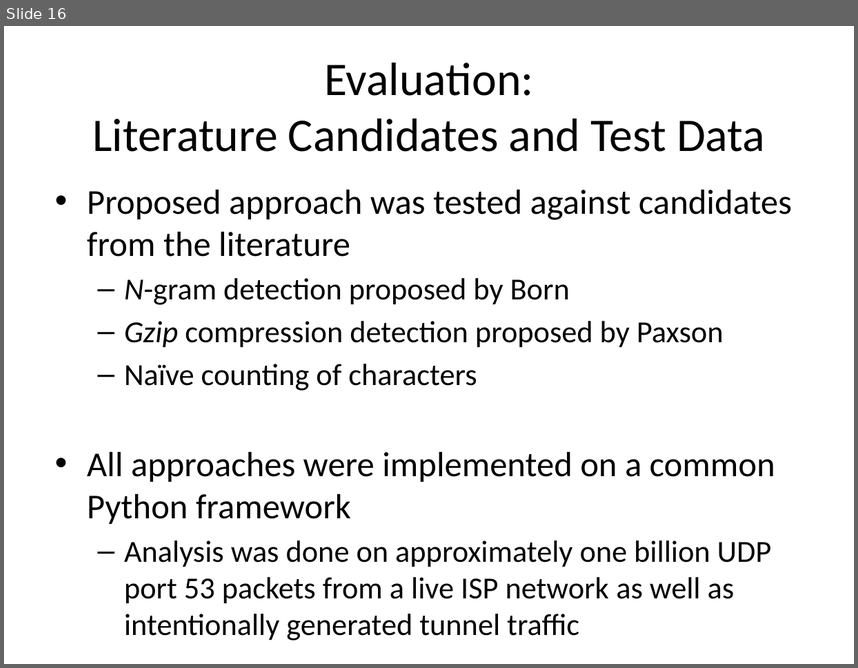
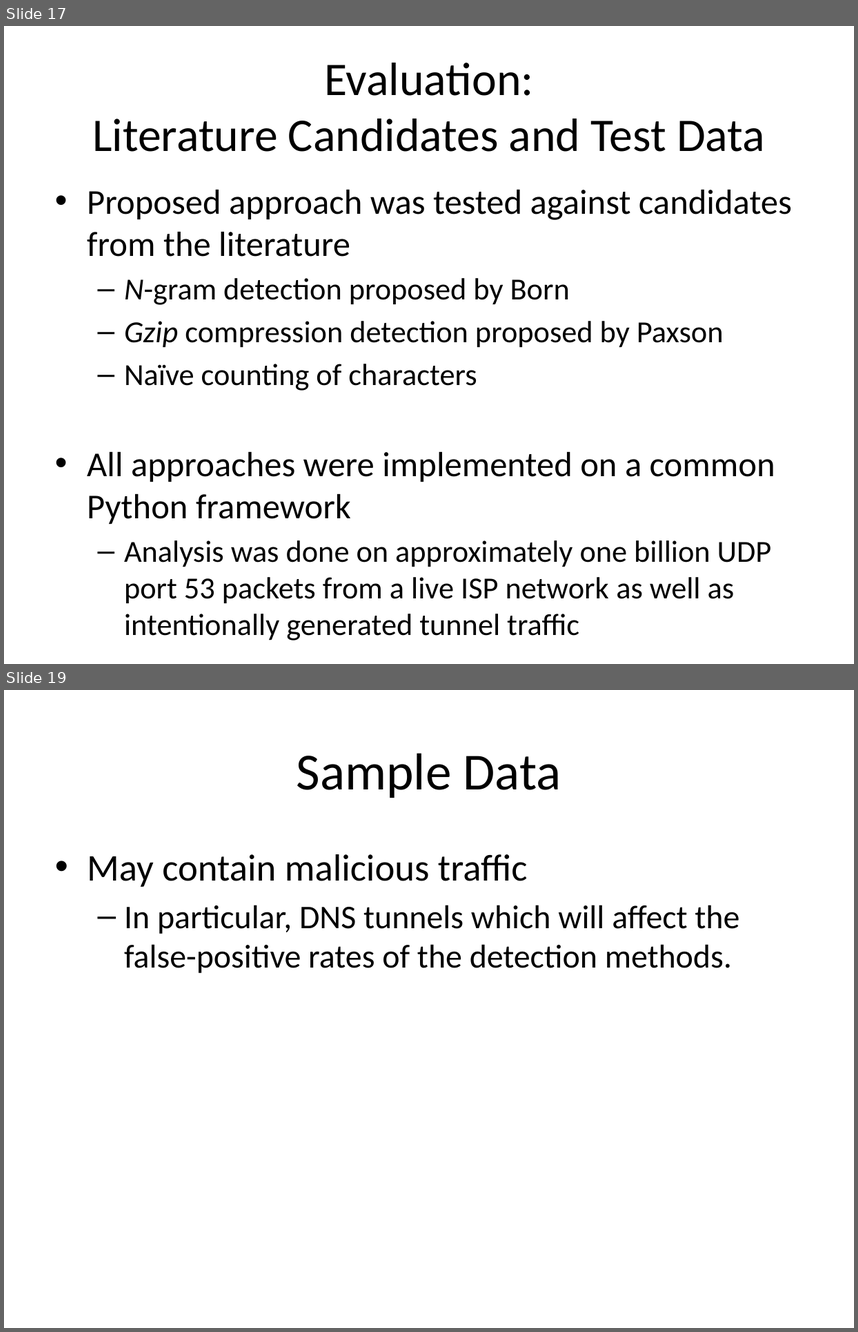
Before and after one commit to Riebart/MSc-Thesis, a slide deck: Defense.pptx. Shown one above the other, each under a label of ours: slide 16 before the commit, slides 17 and 19 after it; the slides between them are not shown. The pictures are 858x668 and 858x1332 pixels, drawn with LibreOffice and Linux fonts; fonts in the diff are those of the drawing. Boxes give left, top, right and bottom in pixels: in the first picture for what was removed or moved away, otherwise in the second. Text is boxed around its words. In the diff, an @@ line names an element or a change of style, - is before the commit and + after.

```diff
--- a/Defense.pptx
+++ b/Defense.pptx
@@ slide 19 added at [4, 690, 854, 1328], background #FFFFFF @@
@@ title added at [297, 753, 562, 798], 44 pt, text #000000 @@
+Sample Data
@@ text added at [87, 854, 740, 973], 28 pt, text #000000 @@
+• May contain malicious traffic
+  – In particular, DNS tunnels which will affect the false-positive rates of the detection methods.
@@ what was slide 16 is now slide 17 @@
```
Also in this commit, not shown: 2 slides changed, 27 other slides added.
